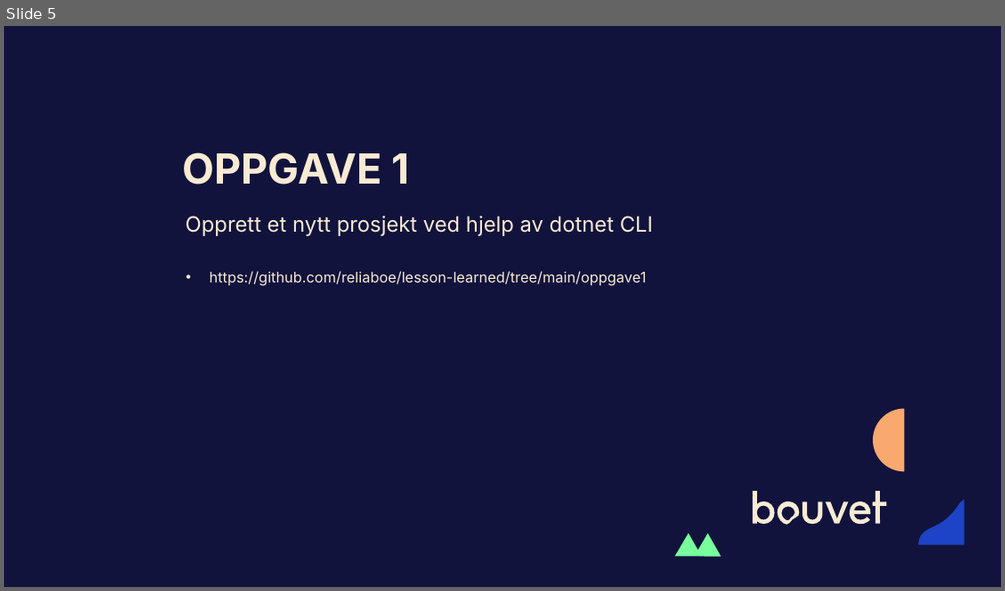
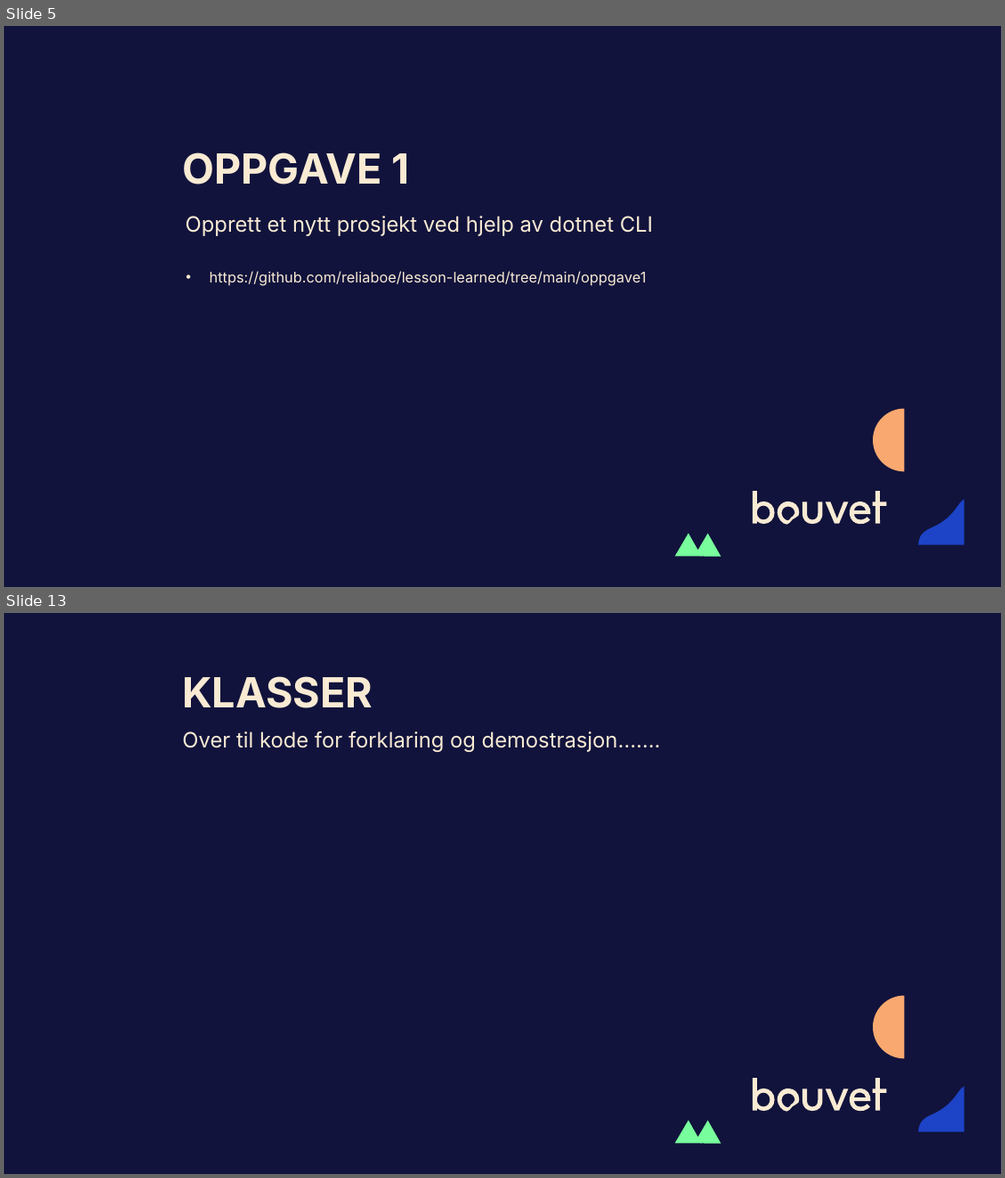
Before and after one commit to reliaboe/lesson-learned, a slide deck: presentasjon.pptx. Shown one above the other, each under a label of ours: slide 5 before the commit, slides 5 and 13 after it; the slides between them are not shown. The pictures are 1005x591 and 1005x1178 pixels, drawn with LibreOffice and Linux fonts; fonts in the diff are those of the drawing. Boxes give left, top, right and bottom in pixels: in the first picture for what was removed or moved away, otherwise in the second. Text is boxed around its words. In the diff, an @@ line names an element or a change of style, - is before the commit and + after.

Commit message:
Typer, klasser og objekter

```diff
--- a/presentasjon.pptx
+++ b/presentasjon.pptx
@@ slide 13 added at <box>4,613,1001,1174</box>, background #11133C; not listed: 5 template elements that a slide beside it also shows @@
@@ title added at <box>182,676,372,708</box>, 40 pt, text #F9EAD3, bold @@
+KLASSER
@@ text added at <box>182,731,661,752</box>, 20.4 pt, text #F9EAD3 @@
+Over til kode for forklaring og demostrasjon…….
```
Also in this commit, not shown: 1 slide changed, 7 other slides added, 8 other files.
